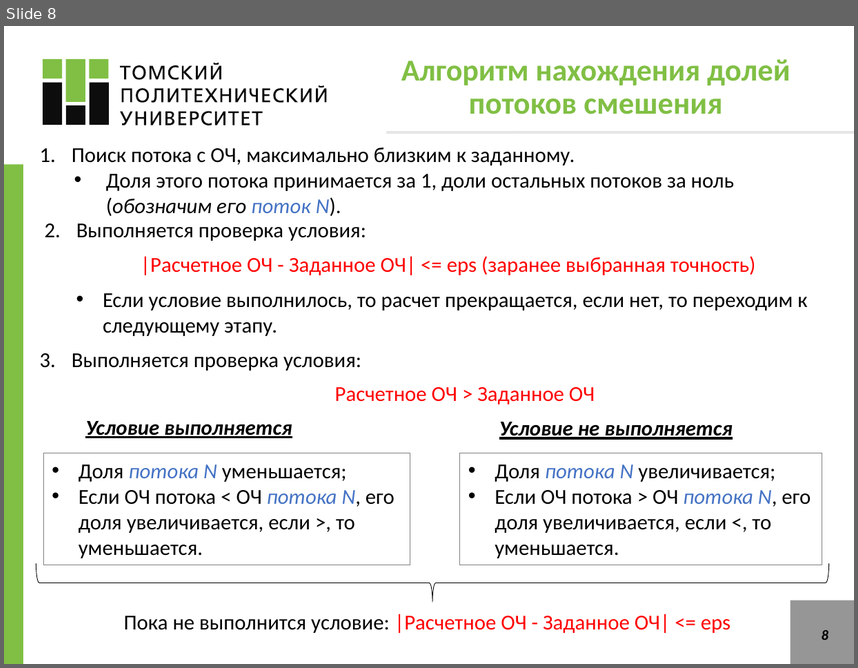
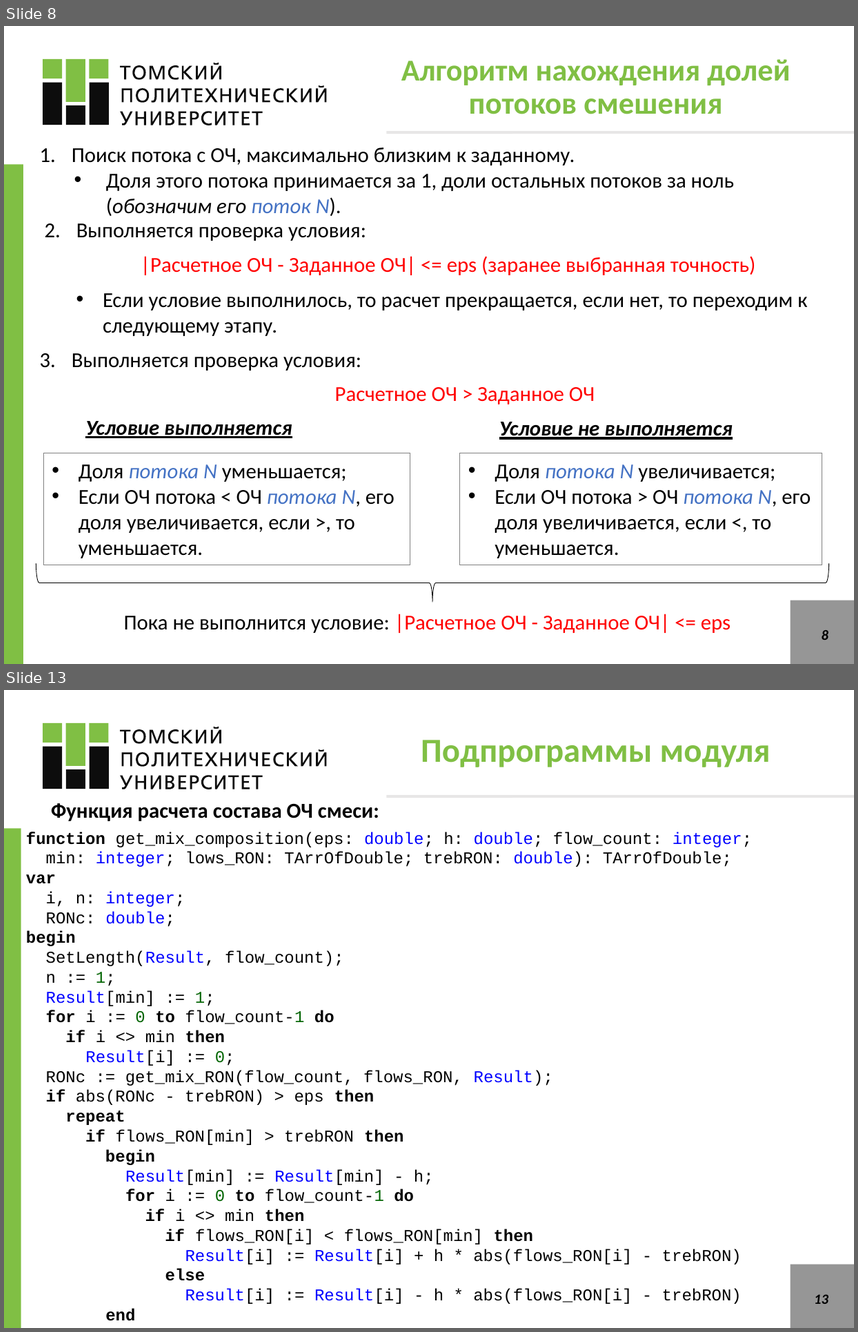
Before and after one commit to VChuzlov/SA, a slide deck: ЛБ1_blending/ЛБ_1.pptx. Shown one above the other, each under a label of ours: slide 8 before the commit, slides 8 and 13 after it; the slides between them are not shown. The pictures are 858x668 and 858x1332 pixels, drawn with LibreOffice and Linux fonts; fonts in the diff are those of the drawing. Boxes give left, top, right and bottom in pixels: in the first picture for what was removed or moved away, otherwise in the second. Text is boxed around its words. In the diff, an @@ line names an element or a change of style, - is before the commit and + after.

```diff
--- a/ЛБ1_blending/ЛБ_1.pptx
+++ b/ЛБ1_blending/ЛБ_1.pptx
@@ slide 13 added at [4, 690, 854, 1328], background #FFFFFF @@
@@ freeform shape added at [43, 723, 109, 766], fill #80BF44 @@
@@ freeform shape added at [120, 727, 326, 789], fill #0D0D0D @@
@@ freeform shape added at [43, 746, 110, 789], fill #0D0D0D @@
@@ title added at [421, 740, 771, 767], 28.6 pt, text #80BF44, bold @@
+Подпрограммы модуля
@@ text added at [51, 803, 379, 821], 18 pt, text #000000, bold @@
+Функция расчета состава ОЧ смеси:
@@ line added from (386, 796) to (854, 796), #E7E6E6 2.25 pt @@
@@ rectangle added at [4, 829, 21, 1328], fill #80BF44 @@
@@ text added at [26, 831, 752, 1321], 14 pt, text #000000 @@
+function get_mix_composition(eps: double; h: double; flow_count: integer;
+min: integer; lows_RON: TArrOfDouble; trebRON: double): TArrOfDouble;
+var
+i, n: integer;
+RONc: double;
+begin
+SetLength(Result, flow_count);
+n := 1;
+Result[min] := 1;
+for i := 0 to flow_count-1 do
+if i <> min then
+Result[i] := 0;
+RONc := get_mix_RON(flow_count, flows_RON, Result);
+if abs(RONc - trebRON) > eps then
+repeat
+if flows_RON[min] > trebRON then
+begin
+Result[min] := Result[min] - h;
+for i := 0 to flow_count-1 do
+if i <> min then
+if flows_RON[i] < flows_RON[min] then
+Result[i] := Result[i] + h * abs(flows_RON[i] - trebRON)
+else
+Result[i] := Result[i] - h * abs(flows_RON[i] - trebRON)
+end
@@ rectangle added at [791, 1264, 854, 1328], fill #969696 @@
@@ page number added at [814, 1294, 829, 1303], 12 pt, text #000000, bold, italic @@
+13
```
Also in this commit, not shown: 3 slides changed, 9 other slides added, 15 slides removed, 24 other files.
